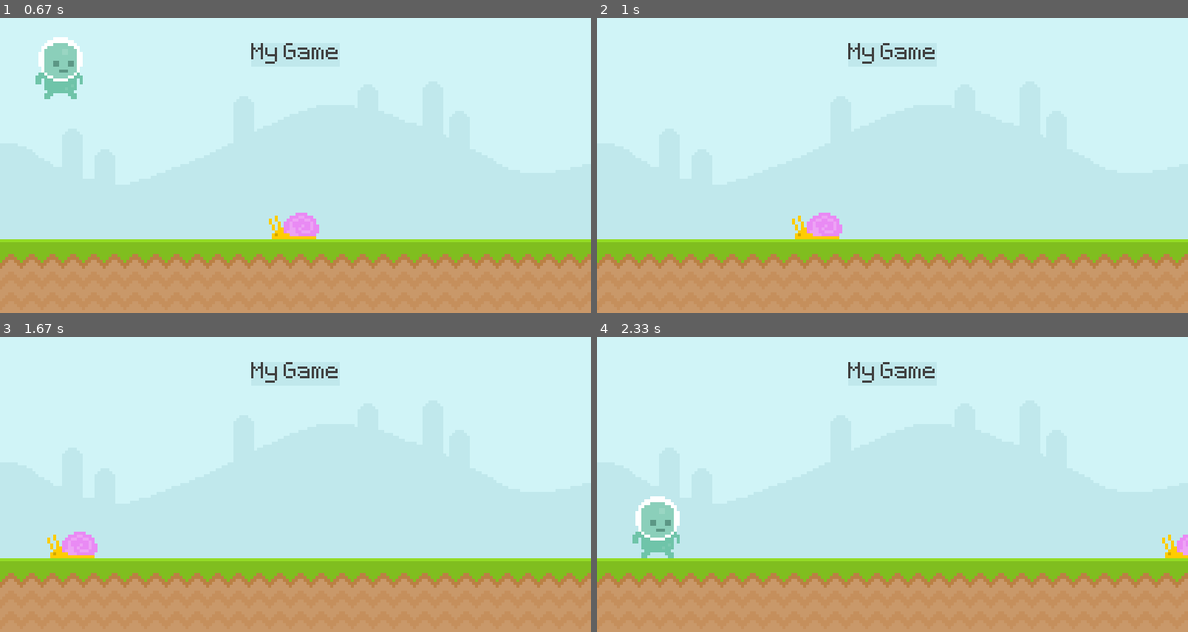
Above: before the commit, frames 1-4 (two rows, left to right).
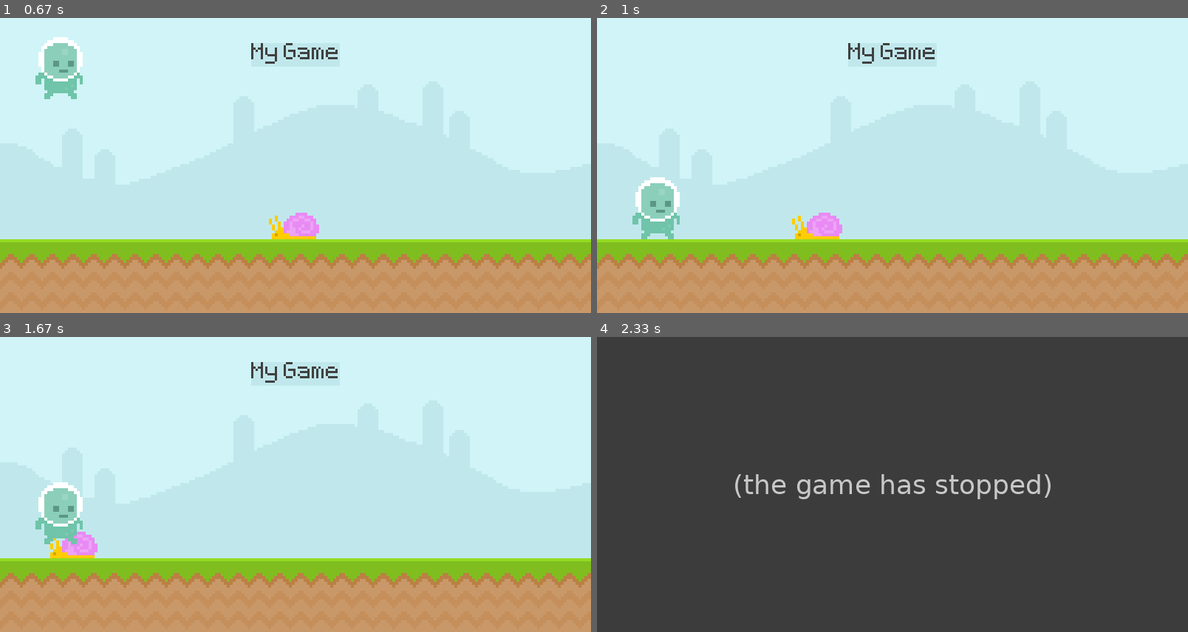
Above: after the commit, the same moments.

Repository: LifeofSwervo/Games
Game: pygame game, started from Runner/main.py
Same seed, same stepped clock (60 frames per second), same inputs: the game is played once before the commit and once after it.
Inputs:
- Up to frame 1 (0.67 s): tap Space at 0.33 s
- Up to frame 2 (1 s): tap Space at 0.73 s
- Up to frame 3 (1.67 s): tap Space at 1.03 s
- Up to frame 4 (2.33 s): no input

Frame 1 is identical in both runs. In frame 2, 1.3% of the frame differs, in the area x 6-14%, y 54-75%; in frame 3, 1.3%; in frame 4, 100%, in the area x 0-100%, y 0-100%.
Error after the commit: TypeError: function missing required argument 'color' (pos 1) (main.py line 70); the game stopped at 1.67 s (later frames are placeholders)

Commit message:
Update main.py

Diff:
--- a/Runner/main.py
+++ b/Runner/main.py
@@ -6,6 +6,7 @@
 pygame.display.set_caption('Runner')
 clock = pygame.time.Clock()
 testFont = pygame.font.Font('Runner/font/Pixeltype.ttf', 50)
+gameActive = True
 
 #Background (and text)
 skySurface = pygame.image.load('Runner/graphics/Sky.png').convert()
@@ -38,31 +39,35 @@
                 print("Down")
         #KeyDown
         if event.type == pygame.KEYDOWN:
-            if event.key == pygame.K_SPACE:
+            if event.key == pygame.K_SPACE and playerRect.bottom >= 300:
                 playerGravity = -20
 
+    if gameActive:
+        #Background
+        screen.blit(skySurface,(0,0))
+        screen.blit(groundSurface,(0,300))
+        pygame.draw.rect(screen,'#c0e8ec',scoreRect,)
+        pygame.draw.rect(screen, '#c0e8ec', scoreRect, 10)
+        screen.blit(scoreSurface,scoreRect)
 
-    #Background
-    screen.blit(skySurface,(0,0))
-    screen.blit(groundSurface,(0,300))
-    pygame.draw.rect(screen,'#c0e8ec',scoreRect,)
-    pygame.draw.rect(screen, '#c0e8ec', scoreRect, 10)
-    screen.blit(scoreSurface,scoreRect)
+        #Enemies
+            #Snail
+        snailRect.right  -= 5
+        if snailRect.left < -50: snailRect.left = 850
+        screen.blit(snailSurface,snailRect)
 
-    #Enemies
-        #Snail
-    snailRect.right  -= 5
-    if snailRect.left < -50: snailRect.left = 850
-    screen.blit(snailSurface,snailRect)
+        #Player
+        playerGravity += 1
+        playerRect.y += playerGravity
+        if playerRect.bottom >= 300: playerRect.bottom = 300 #Floor
+        screen.blit(playerSurface,playerRect)
 
-    #Player
-    playerGravity += 1
-    playerRect.y += playerGravity
-    if playerRect.bottom >= 300: playerRect.bottom = 300 #Floor
-    screen.blit(playerSurface,playerRect)
+        #Collision
+        if snailRect.colliderect(playerRect):
+            gameActive = False
 
-
-
+    else:
+        screen.fill()
     #if playerRect.colliderect(snailRect):
     #    print('collision')
 
